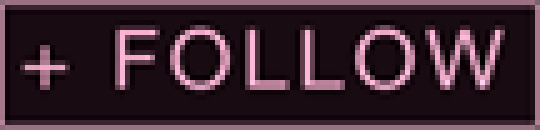
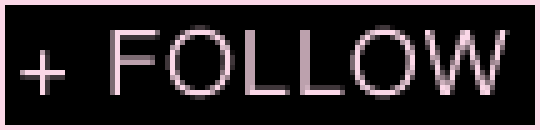
Two versions of the same layered image (540×130). Layer-by-layer changes:
added layer "+ FOLLOW" above "Layer 2" over [20, 25, 510, 100]
added layer "Layer 2" above "Layer 1" over [0, 0, 540, 130]
